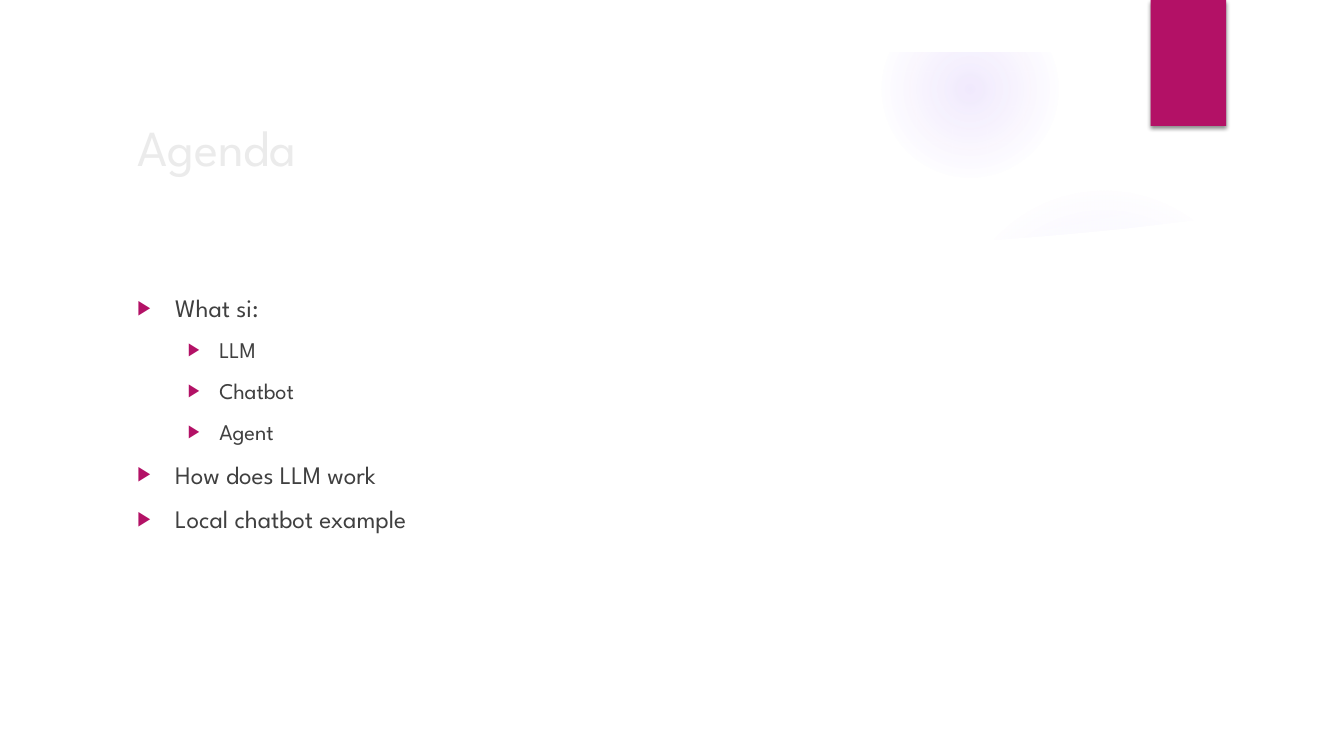
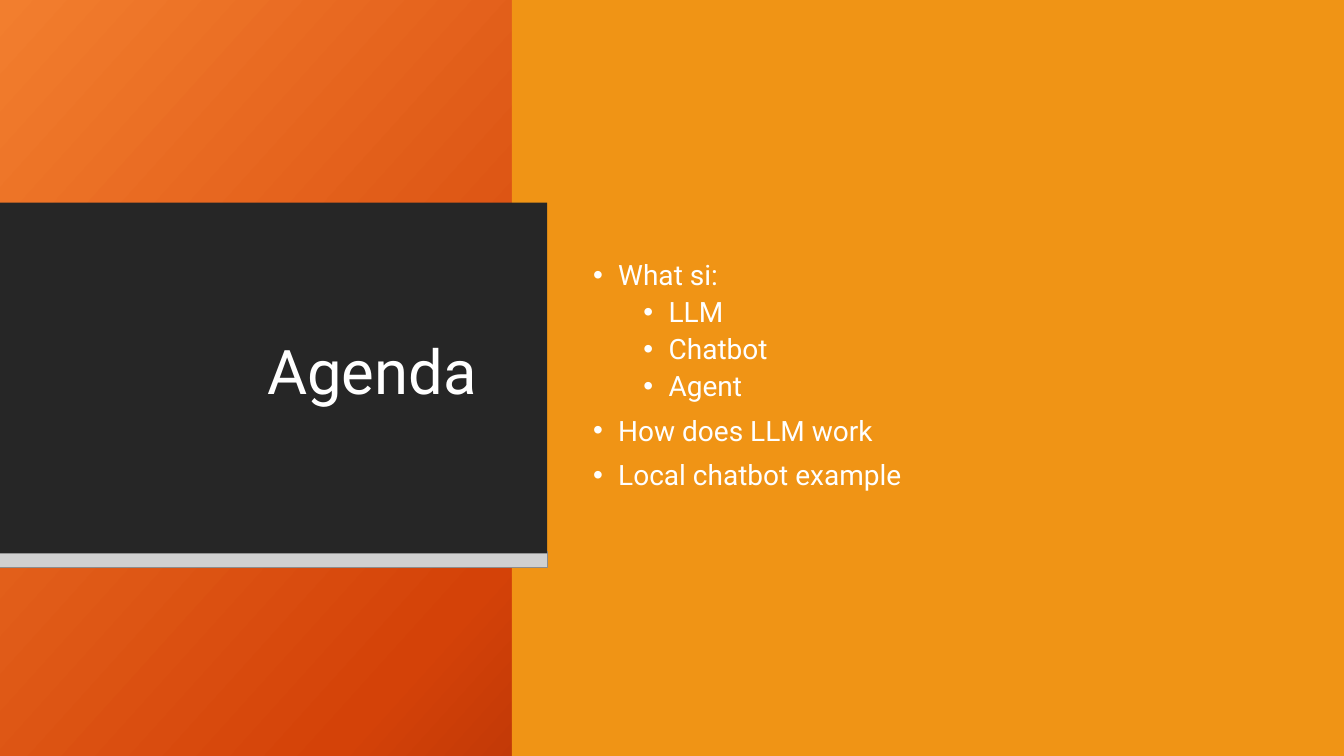
Before and after one commit to MarcoL29/ChatbotUTB, a slide deck: slide 2 of PrezentaceAI.pptx. Drawn at 1344x756 pixels with LibreOffice and Linux fonts; fonts in the diff are those of the drawing; grey boxes stand for pictures; background and template pictures are left out. Boxes give left, top, right and bottom in pixels: in the first picture for what was removed or moved away, otherwise in the second. Text is boxed around its words. In the diff, an @@ line names an element or a change of style, - is before the commit and + after.

```diff
--- a/PrezentaceAI.pptx
+++ b/PrezentaceAI.pptx
@@ group removed at <box>0,0,1344,756</box>: 5 ellipses, 3 freeform shapes @@
@@ rectangle added at <box>0,0,1344,756</box>, fill gradient #F18031 to #D54209 to #6A0D00 @@
@@ rectangle added at <box>512,0,1344,756</box>, fill #F09415 @@
@@ rectangle removed at <box>1150,0,1226,126</box> @@
@@ rectangle added at <box>0,68,1150,219</box>, fill #262626 @@
@@ text "What si:": place and size @@
-text "What si:" at <box>175,299,406,534</box>
+text "What si:" at <box>618,264,901,491</box>
@@ text "What si:" at <box>618,264,901,491</box>: size 18 to 20 pt in "What si:", "How does LLM work", "Local chatbot example"; font League Spartan to Roboto, text colour #404040 to #FFFFFF; size 16 to 20 pt in "LLM", "Chatbot", "Agent"; bullet ▶ to •; line spacing 1 to 0.9; less space between paragraphs; vertical alignment top to middle @@
@@ rectangle added at <box>1168,68,1344,219</box>, fill #F09415 @@
@@ rectangle added at <box>0,203,547,554</box>, fill #262626 @@
@@ title "Agenda": place and size @@
-title "Agenda" at <box>127,107,1093,185</box>
+title "Agenda" at <box>267,348,476,407</box>
@@ title "Agenda" at <box>267,348,476,407</box>: size 36 to 44 pt, font League Spartan to Roboto, text colour #EBEBEB to #FFFFFF; alignment left to right; line spacing 1 to 0.9 @@
@@ picture added at <box>0,552,547,568</box> @@
```
Also in this commit, not shown: 1 other slide changed, 29 slides added, 7 other files.
